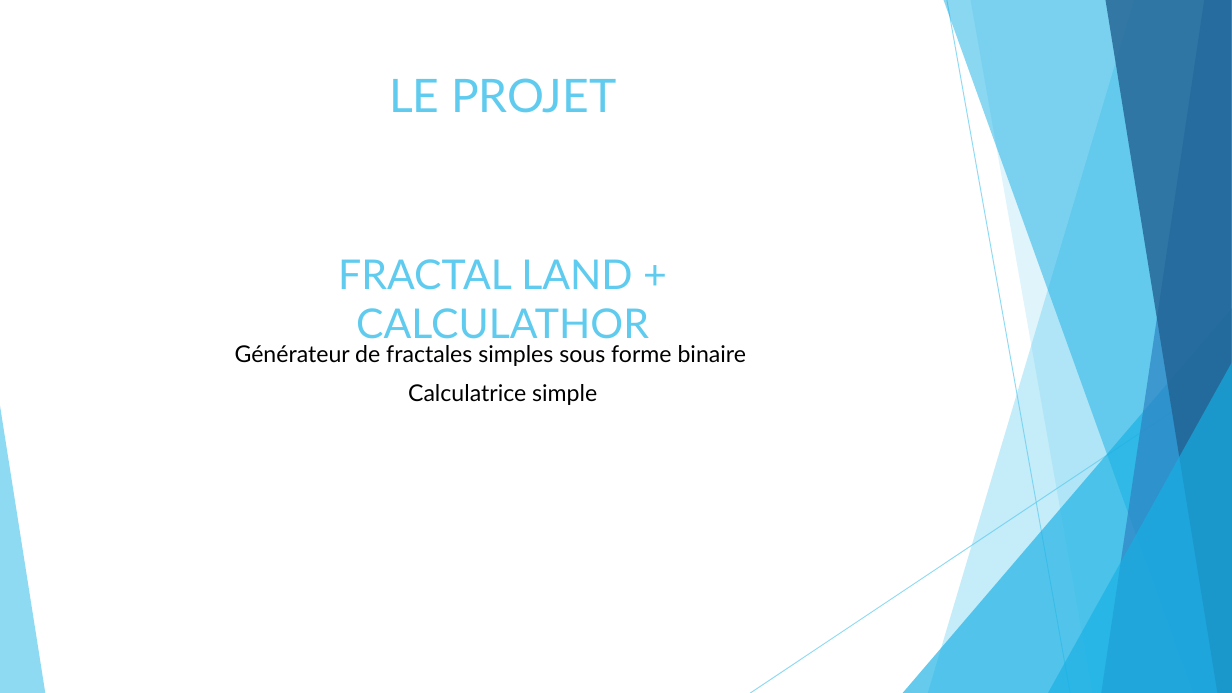
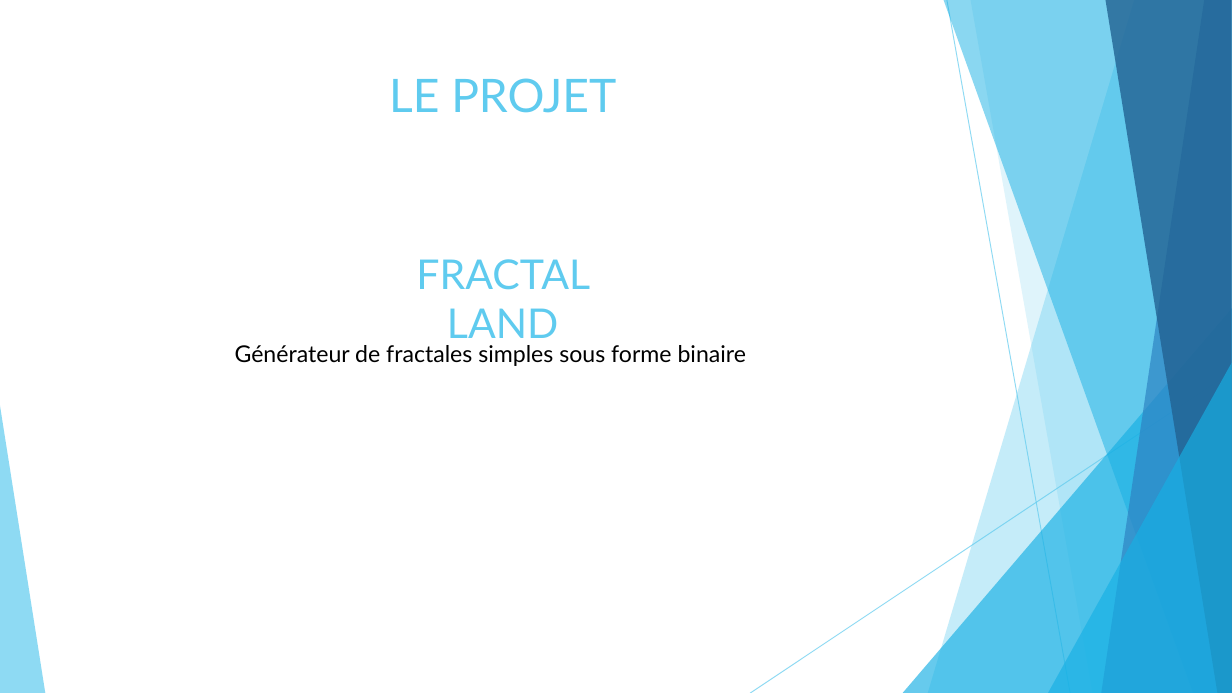
Before and after one commit to Nakache/Virtualisation, a slide deck: slide 3 of cloudcamp.pptx. Drawn at 1232x693 pixels with LibreOffice and Linux fonts; fonts in the diff are those of the drawing. Boxes give left, top, right and bottom in pixels: in the first picture for what was removed or moved away, otherwise in the second. Text is boxed around its words. In the diff, an @@ line names an element or a change of style, - is before the commit and + after.

```diff
--- a/cloudcamp.pptx
+++ b/cloudcamp.pptx
@@ text at (x1=416, y1=259, x2=590, y2=346): text changed @@
-FRACTAL LAND + CALCULATHOR
+FRACTAL LAND
@@ text removed at (x1=408, y1=384, x2=597, y2=405) @@
-Calculatrice simple
```
